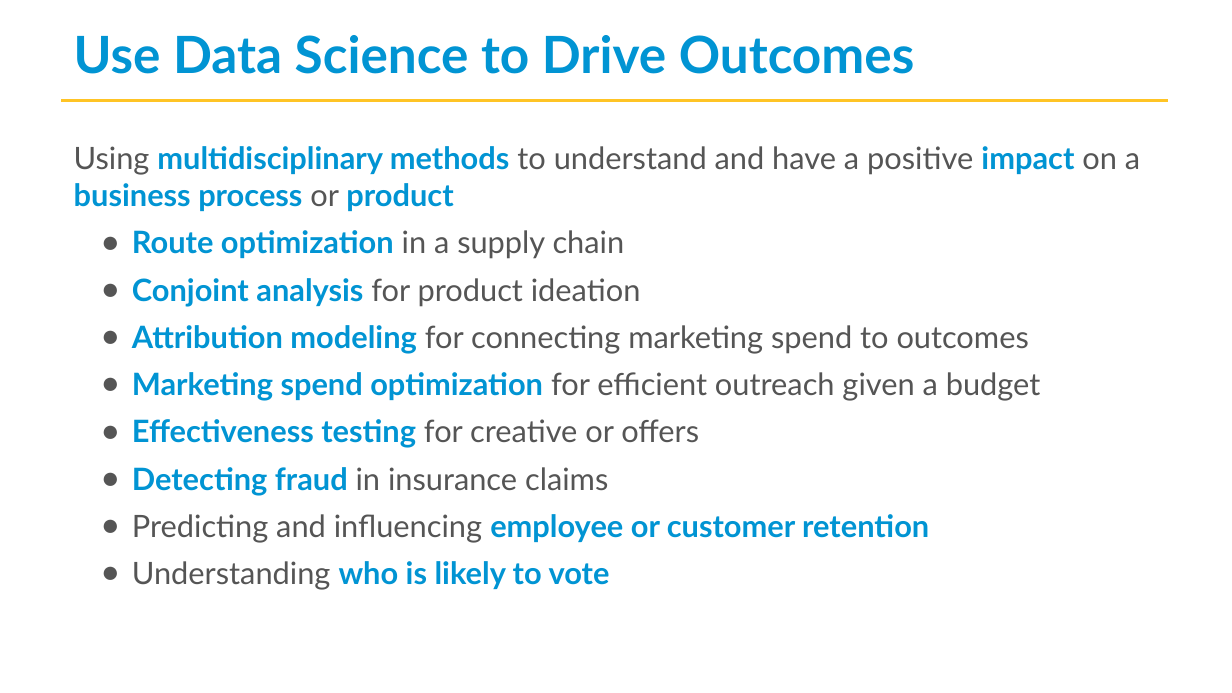
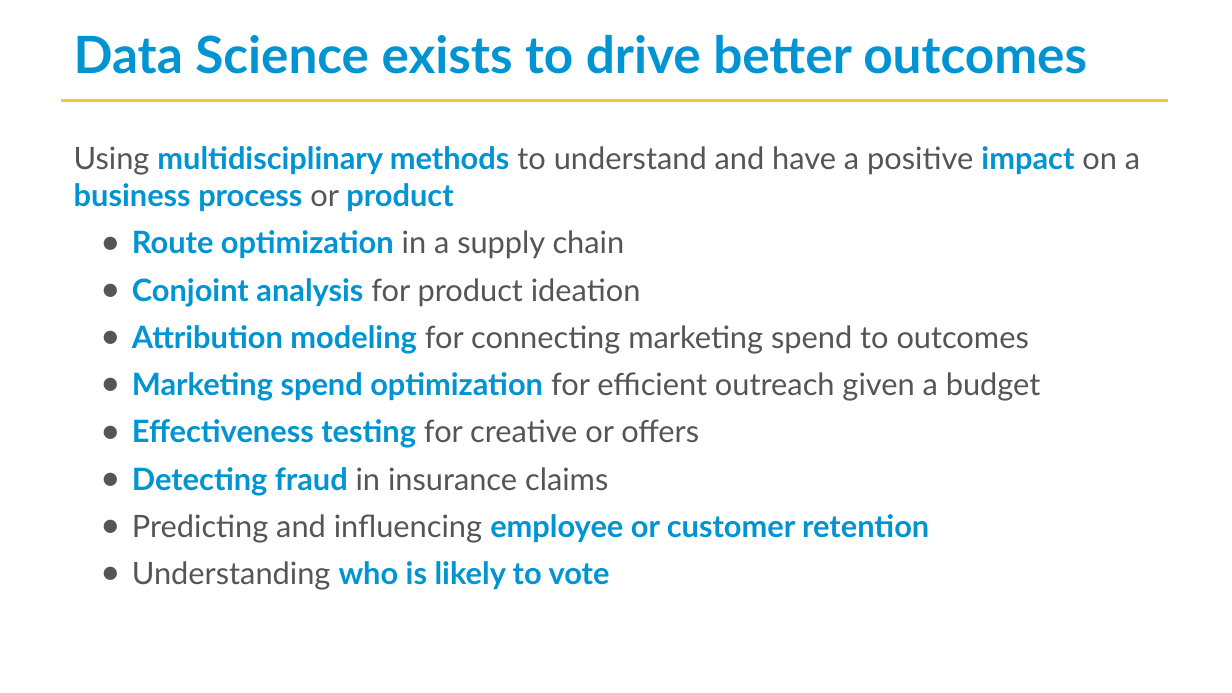
Before and after one commit to jseabold/pycon-ds-2018, a slide deck: slide 6 of Introduction.pptx. Drawn at 1232x693 pixels with LibreOffice and Linux fonts; fonts in the diff are those of the drawing; background and template pictures are left out. Boxes give left, top, right and bottom in pixels: in the first picture for what was removed or moved away, otherwise in the second. Text is boxed around its words. In the diff, an @@ line names an element or a change of style, - is before the commit and + after.

```diff
--- a/Introduction.pptx
+++ b/Introduction.pptx
@@ title at (x1=74, y1=35, x2=1087, y2=74): text changed @@
-Use Data Science to Drive Outcomes
+Data Science exists to drive better outcomes
```
Also in this commit, not shown: 4 other slides changed, 1 other file.
